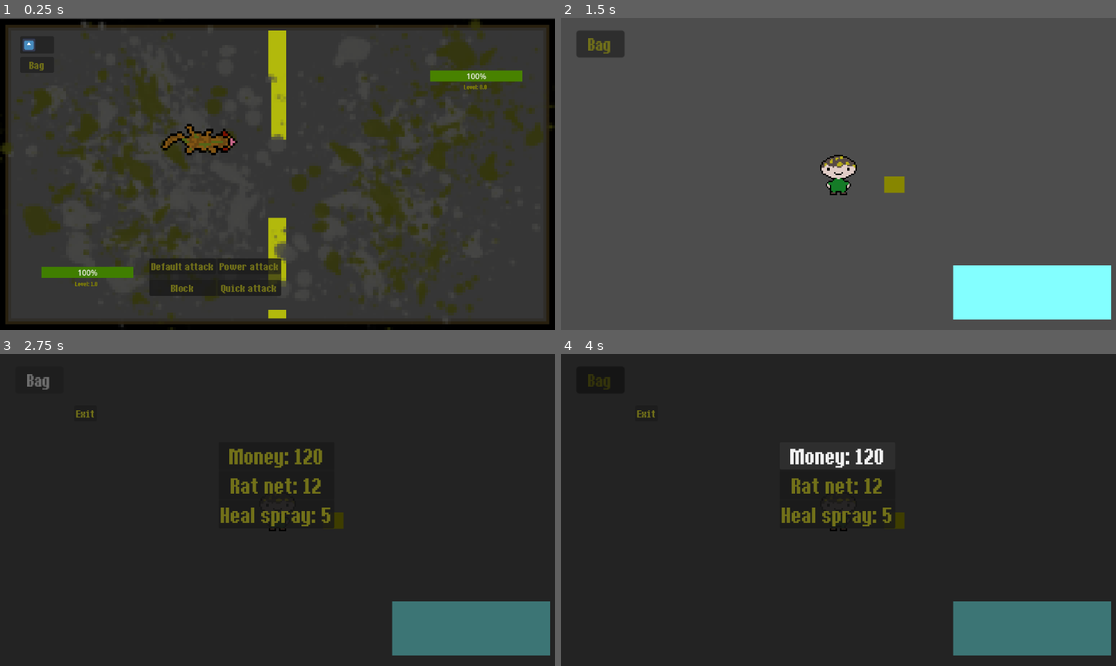
Above: before the commit, frames 1-4 (two rows, left to right).
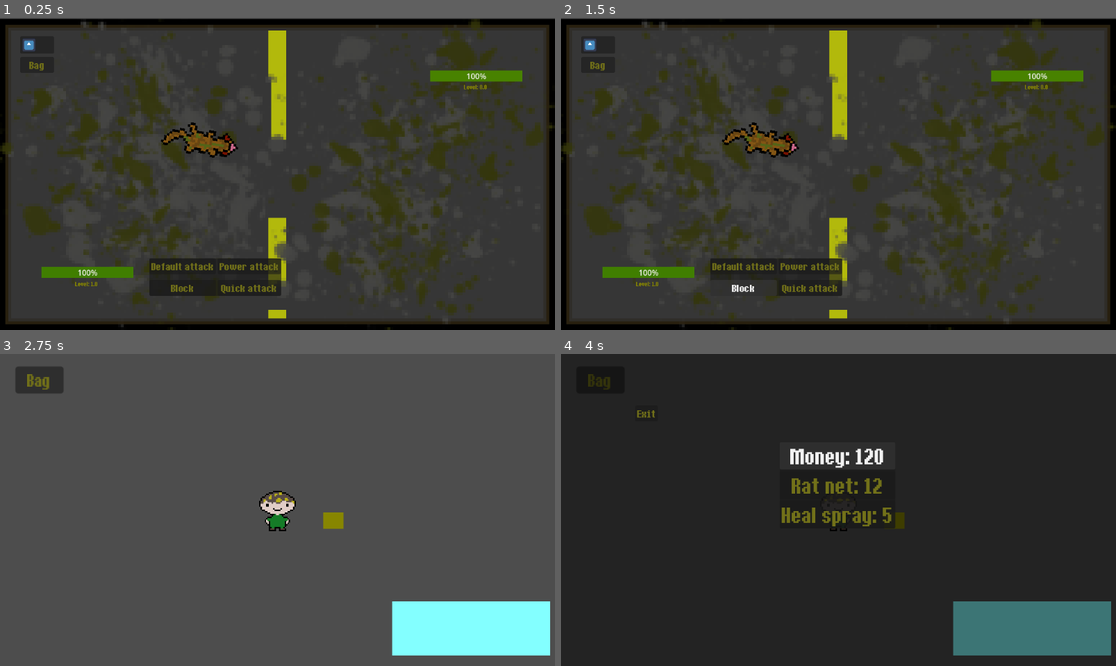
Above: after the commit, the same moments.

Repository: jjoseph-3/digi-game
Game: Godot game, scene res://Scenes/combat_ui.tscn
Same seed, same stepped clock (60 frames per second), same inputs: the game is played once before the commit and once after it. This scene is started directly instead of the project's main scene. The engine's default icon, where the game draws it, is replaced by a stand-in: a white triangle on a blue panel in a dark square.
Inputs (mouse positions are in pixels of both pictures, inside the frame that each line leads up to):
- Up to frame 1 (0.25 s): no input
- Up to frame 2 (1.5 s): click "Default attack" at 0.5 s; click (744, 286) at 1.25 s, where only the run after the commit has a clickable "Block"
- Up to frame 3 (2.75 s): click "Bag" (after the commit: "Power attack") at 2 s
- Up to frame 4 (4 s): click "Bag" at 2.75 s; click "Money: 120" at 3.5 s

The runs differ from the first frame. In frame 1, 0.6% of the frame differs, in the area x 28-43%, y 33-45%; in frame 2, 45%; in frame 3, 99%, in the area x 0-100%, y 0-100%; in frame 4, nothing differs.

Commit message:
rat animations added

Diff:
--- a/main-game/Scenes/Johovian_rat.tscn
+++ b/main-game/Scenes/Johovian_rat.tscn
@@ -1,8 +1,57 @@
 [gd_scene format=3 uid="uid://bxfa6qt5n5dr"]
 
 [ext_resource type="Texture2D" uid="uid://b6p2mvjjwxqu2" path="res://johovian.png" id="1_w4qep"]
+[ext_resource type="Texture2D" uid="uid://cb0xoo7h2jr00" path="res://johovian(attack).png" id="2_vwtbe"]
+[ext_resource type="Texture2D" uid="uid://b4hol33s2kv5j" path="res://johovian_strong_attack.png" id="3_3flq8"]
+[ext_resource type="Texture2D" uid="uid://bfc7oh7kc2evl" path="res://johovian_quick_attack.png" id="4_tpco1"]
 
-[node name="Sprite2D" type="Sprite2D" unique_id=1926953989]
-position = Vector2(0, 3.0000005)
-rotation = 1.5754753
-texture = ExtResource("1_w4qep")
+[sub_resource type="SpriteFrames" id="SpriteFrames_3flq8"]
+animations = [{
+"frames": [{
+"duration": 3.0,
+"texture": ExtResource("2_vwtbe")
+}, {
+"duration": 3.1,
+"texture": ExtResource("1_w4qep")
+}],
+"loop": true,
+"name": &"basic_attack",
+"speed": 4.0
+}, {
+"frames": [{
+"duration": 1.0,
+"texture": ExtResource("1_w4qep")
+}],
+"loop": true,
+"name": &"default",
+"speed": 0.0
+}, {
+"frames": [{
+"duration": 3.0,
+"texture": ExtResource("3_3flq8")
+}, {
+"duration": 3.1,
+"texture": ExtResource("1_w4qep")
+}],
+"loop": true,
+"name": &"power_attack",
+"speed": 4.0
+}, {
+"frames": [{
+"duration": 3.0,
+"texture": ExtResource("4_tpco1")
+}, {
+"duration": 3.1,
+"texture": ExtResource("1_w4qep")
+}],
+"loop": true,
+"name": &"quick_attack",
+"speed": 4.0
+}]
+
+[node name="AnimatedSprite2D" type="AnimatedSprite2D" unique_id=1572971900]
+position = Vector2(0, 2.0000002)
+rotation = 1.7307757
+sprite_frames = SubResource("SpriteFrames_3flq8")
+animation = &"quick_attack"
+autoplay = "default"
--- a/main-game/Scenes/Kartarian_rat.tscn
+++ b/main-game/Scenes/Kartarian_rat.tscn
@@ -1,8 +1,58 @@
 [gd_scene format=3 uid="uid://cpc2jnhpnofqn"]
 
+[ext_resource type="Texture2D" uid="uid://cde57mlb5p8of" path="res://kartarian_(attack).png" id="1_fumm8"]
 [ext_resource type="Texture2D" uid="uid://cglarmevqfc0c" path="res://karartian.png" id="1_pfjvq"]
+[ext_resource type="Texture2D" uid="uid://x5q6eayr4yxr" path="res://kartarian_strong_attack.png" id="3_mwrmn"]
+[ext_resource type="Texture2D" uid="uid://cnpuutsx87jsv" path="res://kartarian_quick_attack.png" id="4_23cnw"]
 
-[node name="Sprite2D" type="Sprite2D" unique_id=815725108]
-position = Vector2(-1.1175871e-08, 3)
-rotation = 1.6068543
-texture = ExtResource("1_pfjvq")
+[sub_resource type="SpriteFrames" id="SpriteFrames_pfjvq"]
+animations = [{
+"frames": [{
+"duration": 3.0,
+"texture": ExtResource("1_fumm8")
+}, {
+"duration": 3.1,
+"texture": ExtResource("1_pfjvq")
+}],
+"loop": true,
+"name": &"basic_attack",
+"speed": 4.0
+}, {
+"frames": [{
+"duration": 1.0,
+"texture": ExtResource("1_pfjvq")
+}],
+"loop": true,
+"name": &"default",
+"speed": 5.0
+}, {
+"frames": [{
+"duration": 3.0,
+"texture": ExtResource("3_mwrmn")
+}, {
+"duration": 3.1,
+"texture": ExtResource("1_pfjvq")
+}],
+"loop": true,
+"name": &"power_attack",
+"speed": 4.0
+}, {
+"frames": [{
+"duration": 3.0,
+"texture": ExtResource("4_23cnw")
+}, {
+"duration": 3.1,
+"texture": ExtResource("1_pfjvq")
+}],
+"loop": true,
+"name": &"quick_attack",
+"speed": 4.0
+}]
+
+[node name="AnimatedSprite2D" type="AnimatedSprite2D" unique_id=2059072286]
+position = Vector2(0, 3)
+rotation = 1.6552814
+sprite_frames = SubResource("SpriteFrames_pfjvq")
+animation = &"quick_attack"
+autoplay = "default"
+frame_progress = 0.09201012
--- a/main-game/Scenes/Player.tscn
+++ b/main-game/Scenes/Player.tscn
@@ -51,7 +51,7 @@
 "texture": ExtResource("10_arntx")
 }],
 "loop": true,
-"name": &"run down",
+"name": &"run_down",
 "speed": 8.0
 }, {
 "frames": [{
@@ -68,7 +68,7 @@
 "texture": ExtResource("14_5v66d")
 }],
 "loop": true,
-"name": &"run side",
+"name": &"run_side",
 "speed": 8.0
 }, {
 "frames": [{
@@ -85,7 +85,7 @@
 "texture": ExtResource("14_lslt6")
 }],
 "loop": true,
-"name": &"run up",
+"name": &"run_up",
 "speed": 8.0
 }]
 
--- a/main-game/Scripts/combat_ui.gd
+++ b/main-game/Scripts/combat_ui.gd
@@ -6,10 +6,14 @@
 const NEW_RAT_LEVEL: String = "level"
 const NEW_RAT_HP: String = "current_hp"
 const NEW_RAT_MAX_HP: String = "max_hp"
+const BASIC_ATTACK_ANIMATION: String = "basic_attack"
+const POWER_ATTACK_ANIMATION: String = "power_attack"
+const QUICK_ATTACK_ANIMATION: String = "quick_attack"
+const DEFAULT_ANIMATION: String = "default"
 const NEW_RAT_EXP: String = "exp"
 const PLAYER_SCALE: float = 5.0
 const ENEMY_SCALE: float = 8.0
-const TURN_DELAY: float = 0.5
+const TURN_DELAY: float = 1.5
 const OPTION_ONE: int = 1
 const OPTION_TWO: int = 2
 const LOW_HP_THRESHOLD: float = 0.25
@@ -56,6 +60,9 @@
 @export var current_rat_level: Label
 @export var enemy_rat_level: Label
 
+@onready var player_sprite: AnimatedSprite2D
+@onready var enemy: CharacterBody2D
+
 
 func _ready() -> void:
 
@@ -72,21 +79,21 @@
 	# Displays level of each rat
 
 	if Global.lead_rat in JOHOVIAN_NAME:
-		var player_sprite = johovian_sprite_scene.instantiate()
+		player_sprite = johovian_sprite_scene.instantiate()
 		player_sprite.scale = Vector2(PLAYER_SCALE, PLAYER_SCALE)
 		player_sprite.global_position = player_spawn.global_position
 		add_child(player_sprite)
 
 	elif Global.lead_rat in KARTARIAN_NAME:
-		var player_sprite = kartarian_sprite_scene.instantiate()
+		player_sprite = kartarian_sprite_scene.instantiate()
 		player_sprite.scale = Vector2(PLAYER_SCALE, PLAYER_SCALE)
 		player_sprite.global_position = player_spawn.global_position
 		add_child(player_sprite)
 
-	var enemy_sprite = enemy_scene.instantiate()
-	enemy_sprite.scale = Vector2(ENEMY_SCALE, ENEMY_SCALE)
-	enemy_sprite.global_position = enemy_spawn.global_position
-	add_child(enemy_sprite)
+	enemy = enemy_scene.instantiate()
+	enemy.scale = Vector2(ENEMY_SCALE, ENEMY_SCALE)
+	enemy.global_position = enemy_spawn.global_position
+	add_child(enemy)
 	# Spawns enemy and player sprites
 
 	new_rat = WILD_NAME_MODIFYER + str(Global.enemy_type)
@@ -126,6 +133,9 @@
 			Global.rat_hp = current_rat_hp.value
 			Global.wild_rat_speed = Global.wild_rat_speed / SPEED_MULTI
 			print("enemy did: ", enemy_damage, "damage")
+			Global.enemy_sprite.animation = QUICK_ATTACK_ANIMATION
+			await get_tree().create_timer(TURN_DELAY).timeout
+			Global.enemy_sprite.animation = DEFAULT_ANIMATION
 			enemy_moved = true
 			# If player hp is less than 1/4 of max enemy does a quick attack
 
@@ -137,6 +147,9 @@
 			Global.rat_hp = current_rat_hp.value
 			Global.wild_rat_speed = Global.wild_rat_speed / SPEED_MULTI
 			print("enemy did: ", enemy_damage, "damage")
+			Global.enemy_sprite.animation = QUICK_ATTACK_ANIMATION
+			await get_tree().create_timer(TURN_DELAY).timeout
+			Global.enemy_sprite.animation = DEFAULT_ANIMATION
 			enemy_moved = true
 			# If own hp is less than 1/4 of max enemy does a quick attack
 
@@ -148,6 +161,9 @@
 				current_rat_hp.value = current_rat_hp.value - enemy_damage
 				Global.rat_hp = current_rat_hp.value
 				print("enemy did: ", enemy_damage, "damage")
+				Global.enemy_sprite.animation = BASIC_ATTACK_ANIMATION
+				await get_tree().create_timer(TURN_DELAY).timeout
+				Global.enemy_sprite.animation = DEFAULT_ANIMATION
 				enemy_moved = true
 
 			if enemy_attack == OPTION_TWO:
@@ -158,6 +174,9 @@
 					current_rat_hp.value = current_rat_hp.value - enemy_damage
 					Global.rat_hp = current_rat_hp.value
 					print("enemy did: ", enemy_damage, "damage")
+					Global.enemy_sprite.animation = POWER_ATTACK_ANIMATION
+					await get_tree().create_timer(TURN_DELAY).timeout
+					Global.enemy_sprite.animation = DEFAULT_ANIMATION
 					enemy_moved = true
 				else:
 					print("enemy missed")
@@ -168,13 +187,15 @@
 	if player_moved == false:
 		if Global.wild_rat_speed > Global.rat_speed:
 			enemy_turn()
-			await get_tree().create_timer(TURN_DELAY).timeout
 			damage = int(floor((DAMAGE_SCALING * Global.rat_level) + DAMAGE_FLOOR
 			* BASIC_ATTACK_POWER * (Global.rat_attack /  max(Global.wild_rat_defence, 1))))
 			enemy_rat_hp.value = enemy_rat_hp.value - damage
 			Global.wild_rat_hp = enemy_rat_hp.value
 			print("you did: ", damage, "damage")
 			player_moved = true
+			player_sprite.animation = BASIC_ATTACK_ANIMATION
+			await get_tree().create_timer(TURN_DELAY).timeout
+			player_sprite.animation = DEFAULT_ANIMATION
 
 		elif Global.wild_rat_speed <= Global.rat_speed:
 			damage = int(floor((DAMAGE_SCALING * Global.rat_level) + DAMAGE_FLOOR
@@ -183,7 +204,9 @@
 			Global.wild_rat_hp = enemy_rat_hp.value
 			print("you did: ", damage, "damage")
 			player_moved = true
-			await get_tree().create_timer(TURN_DELAY).timeout
+			player_sprite.animation = BASIC_ATTACK_ANIMATION
+			await get_tree().create_timer(TURN_DELAY).timeout
+			player_sprite.animation = DEFAULT_ANIMATION
 			enemy_turn()
 
 
@@ -191,15 +214,21 @@
 	if player_moved == false:
 		if Global.wild_rat_speed > Global.rat_speed:
 			enemy_turn()
-			await get_tree().create_timer(TURN_DELAY).timeout
 			if randf() < HIT_CHANCE:
 				damage = int(floor((DAMAGE_SCALING * Global.rat_level) + DAMAGE_FLOOR
 				* POWER_ATTACK_POWER * (Global.rat_attack / max(Global.wild_rat_defence, 1))))
 				enemy_rat_hp.value = enemy_rat_hp.value - damage
 				Global.wild_rat_hp = enemy_rat_hp.value
 				print("you did: ", damage, "damage")
+				player_moved = true
+				player_sprite.animation = POWER_ATTACK_ANIMATION
+				await get_tree().create_timer(TURN_DELAY).timeout
+				player_sprite.animation = DEFAULT_ANIMATION
 			# 2x power but 75% hit chance
-			player_moved = true
+			else:
+				print("you missed")
+				player_moved = true
+				await get_tree().create_timer(TURN_DELAY).timeout
 
 		elif Global.wild_rat_speed <= Global.rat_speed:
 			if randf() < HIT_CHANCE:
@@ -225,15 +254,16 @@
 		Global.rat_speed = Global.rat_speed * SPEED_MULTI
 		if Global.wild_rat_speed > Global.rat_speed:
 			enemy_turn()
-			await get_tree().create_timer(TURN_DELAY).timeout
 			damage = int(floor((DAMAGE_SCALING * Global.rat_level) + DAMAGE_FLOOR
 			* QUICK_ATTACK_POWER * (Global.rat_attack / max(Global.wild_rat_defence, 1))))
 			enemy_rat_hp.value = enemy_rat_hp.value - damage
 			Global.wild_rat_hp = enemy_rat_hp.value
 			Global.rat_speed = Global.rat_speed / SPEED_MULTI
 			print("you did: ", damage, "damage")
-			# "Quick attack"
 			player_moved = true
+			player_sprite.animation = QUICK_ATTACK_ANIMATION
+			await get_tree().create_timer(TURN_DELAY).timeout
+			player_sprite.animation = DEFAULT_ANIMATION
 
 		elif Global.wild_rat_speed <= Global.rat_speed:
 			damage = int(floor((DAMAGE_SCALING * Global.rat_level) + DAMAGE_FLOOR
@@ -242,11 +272,12 @@
 			Global.wild_rat_hp = enemy_rat_hp.value
 			Global.rat_speed = Global.rat_speed / SPEED_MULTI
 			print("you did: ", damage, "damage")
+			player_moved = true
+			player_sprite.animation = QUICK_ATTACK_ANIMATION
+			await get_tree().create_timer(TURN_DELAY).timeout
+			player_sprite.animation = DEFAULT_ANIMATION
+			enemy_turn()
 			# "Quick attack"
-			player_moved = true
-			await get_tree().create_timer(TURN_DELAY).timeout
-			enemy_turn()
-
 
 func block() -> void:
 	if player_moved == false:
--- a/main-game/Scripts/global.gd
+++ b/main-game/Scripts/global.gd
@@ -66,6 +66,8 @@
 var saved_position: Vector2 = Vector2.ZERO
 var has_saved_position: bool = false
 
+@onready var enemy_sprite: AnimatedSprite2D
+
 
 func _ready() -> void:
 	for node in get_tree().get_nodes_in_group("Player"):
--- a/main-game/Scripts/player.gd
+++ b/main-game/Scripts/player.gd
@@ -28,9 +28,9 @@
 const STATS_BASE_DEFENCE: String = "base_defence"
 const STATS_BASE_SPEED: String = "base_speed"
 const STATS_BASE_YEILD: String = "base_yeild"
-const ANIMATION_SIDE: String = "run side"
-const ANIMATION_UP: String = "run up"
-const ANIMATION_DOWN: String = "run down"
+const ANIMATION_SIDE: String = "run_side"
+const ANIMATION_UP: String = "run_up"
+const ANIMATION_DOWN: String = "run_down"
 const ANIMATION_IDLE: String = "idle"
 
 var speed: float = 300.0
--- a/main-game/Scripts/wild_rat.gd
+++ b/main-game/Scripts/wild_rat.gd
@@ -71,12 +71,12 @@
 
 	# Adds sprites depending on what 'species' is being spawned
 	if Global.enemy_type == JOHOVIAN_NAME:
-		var sprite = johovian_sprite_scene.instantiate()
-		add_child(sprite)
+		Global.enemy_sprite = johovian_sprite_scene.instantiate()
+		add_child(Global.enemy_sprite)
 
 	if Global.enemy_type == KARTARIAN_NAME:
-		var sprite = kartarian_sprite_scene.instantiate()
-		add_child(sprite)
+		Global.enemy_sprite = kartarian_sprite_scene.instantiate()
+		add_child(Global.enemy_sprite)
 
 
 func _process(delta: float) -> void:
Binary file added: main-game/johovian(attack).png
Not shown, added: main-game/johovian(attack).png.import
Binary file added: main-game/johovian_quick_attack.png
Not shown, added: main-game/johovian_quick_attack.png.import
Binary file added: main-game/johovian_strong_attack.png
Not shown, added: main-game/johovian_strong_attack.png.import
Binary file added: main-game/kartarian_(attack).png
Not shown, added: main-game/kartarian_(attack).png.import
Binary file added: main-game/kartarian_quick_attack.png
Not shown, added: main-game/kartarian_quick_attack.png.import
Binary file added: main-game/kartarian_strong_attack.png
Not shown, added: main-game/kartarian_strong_attack.png.import
(and 1 more such lines)
